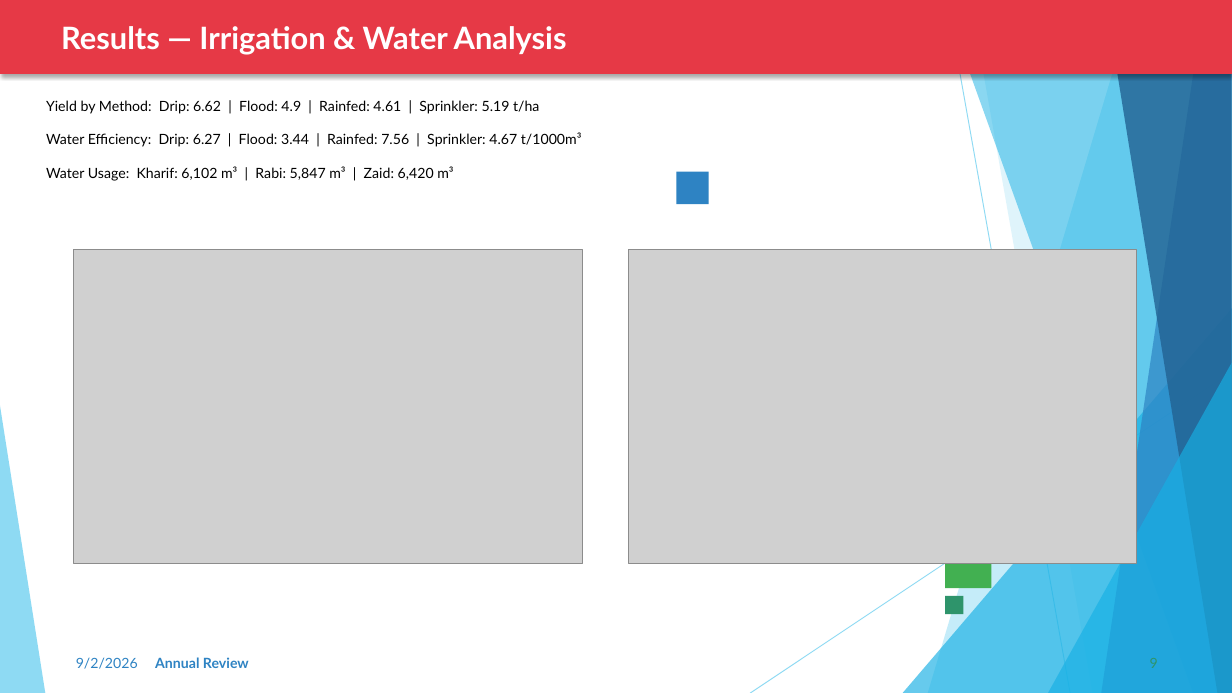
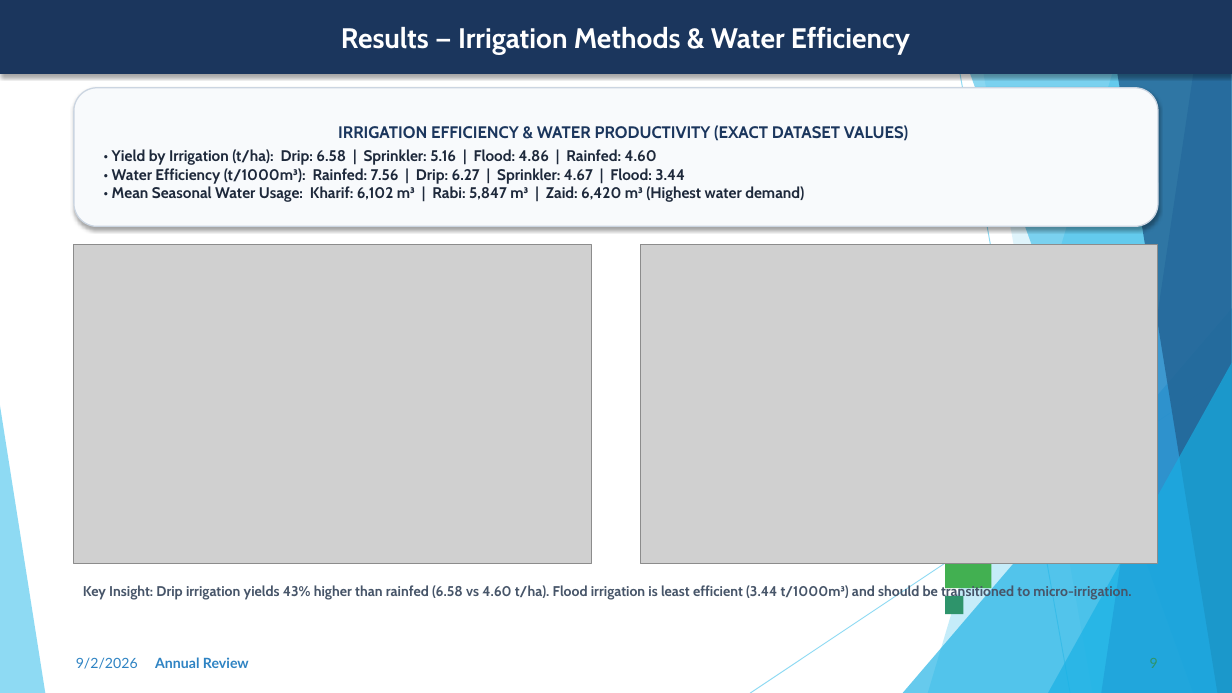
Before and after one commit to krishna3163/Seasonal-Agriculture-Performance-Analysis, a slide deck: slide 9 of VOIS_Project_PPT.pptx. Drawn at 1232x693 pixels with LibreOffice and Linux fonts; fonts in the diff are those of the drawing; grey boxes stand for pictures. Boxes give left, top, right and bottom in pixels: in the first picture for what was removed or moved away, otherwise in the second. Text is boxed around its words. In the diff, an @@ line names an element or a change of style, - is before the commit and + after.

```diff
--- a/VOIS_Project_PPT.pptx
+++ b/VOIS_Project_PPT.pptx
@@ rectangle "Results — Irrigation Methods & ..." at (0, 0, 1232, 74): fill #E63946 to #1B365D; outline none to #1B365D 1 pt @@
@@ text in rectangle at (341, 27, 910, 54): text changed; size 24 to 22 pt; font Lato to Cabin @@
-Results — Irrigation & Water Analysis
+Results — Irrigation Methods & Water Efficiency
@@ rounded rectangle "IRRIGATION EFFICIENCY & WATER PRODUCTIVITY ...": place and size @@
-rounded rectangle "IRRIGATION EFFICIENCY & WATER PRODUCTIVITY ..." at (46, 100, 582, 181)
+rounded rectangle "IRRIGATION EFFICIENCY & WATER PRODUCTIVITY ..." at (74, 88, 1158, 226)
@@ rounded rectangle "IRRIGATION EFFICIENCY & WATER PRODUCTIVITY ..." at (74, 88, 1158, 226): vertical alignment top to middle; fill none to #F8FAFC; outline none to #CBD5E1 1 pt; shadow on @@
@@ text in rounded rectangle at (112, 125, 908, 202): text changed; size 11 to 12 pt; font Lato to Cabin; text colour #000000 to #1E293B; bold on @@
-Yield by Method: Drip: 6.62 | Flood: 4.9 | Rainfed: 4.61 | Sprinkler: 5.19 t/ha
-Water Efficiency: Drip: 6.27 | Flood: 3.44 | Rainfed: 7.56 | Sprinkler: 4.67 t/1000m³
-Water Usage: Kharif: 6,102 m³ | Rabi: 5,847 m³ | Zaid: 6,420 m³
+IRRIGATION EFFICIENCY & WATER PRODUCTIVITY (EXACT DATASET VALUES)
+• Yield by Irrigation (t/ha): Drip: 6.58 | Sprinkler: 5.16 | Flood: 4.86 | Rainfed: 4.60
+• Water Efficiency (t/1000m³): Rainfed: 7.56 | Drip: 6.27 | Sprinkler: 4.67 | Flood: 3.44
+• Mean Seasonal Water Usage: Kharif: 6,102 m³ | Rabi: 5,847 m³ | Zaid: 6,420 m³ (Highest water demand)
@@ rectangle removed at (677, 172, 709, 204) @@
@@ picture: place and size @@
-picture at (74, 250, 582, 564)
+picture at (74, 245, 592, 564)
@@ picture: place and size @@
-picture at (628, 250, 1137, 564)
+picture at (640, 245, 1158, 564)
@@ text added at (83, 584, 1131, 600), 11 pt, text #475569, bold @@
+Key Insight: Drip irrigation yields 43% higher than rainfed (6.58 vs 4.60 t/ha). Flood irrigation is least efficient (3.44 t/1000m³) and should be transitioned to micro-irrigation.
```
Also in this commit, not shown: 13 other slides changed.
